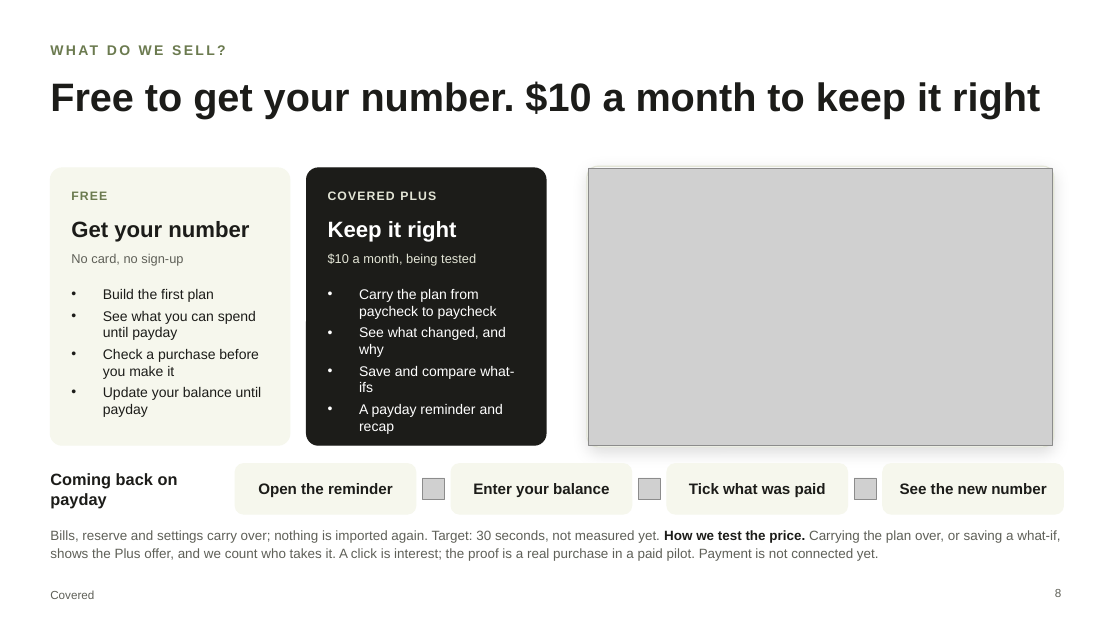
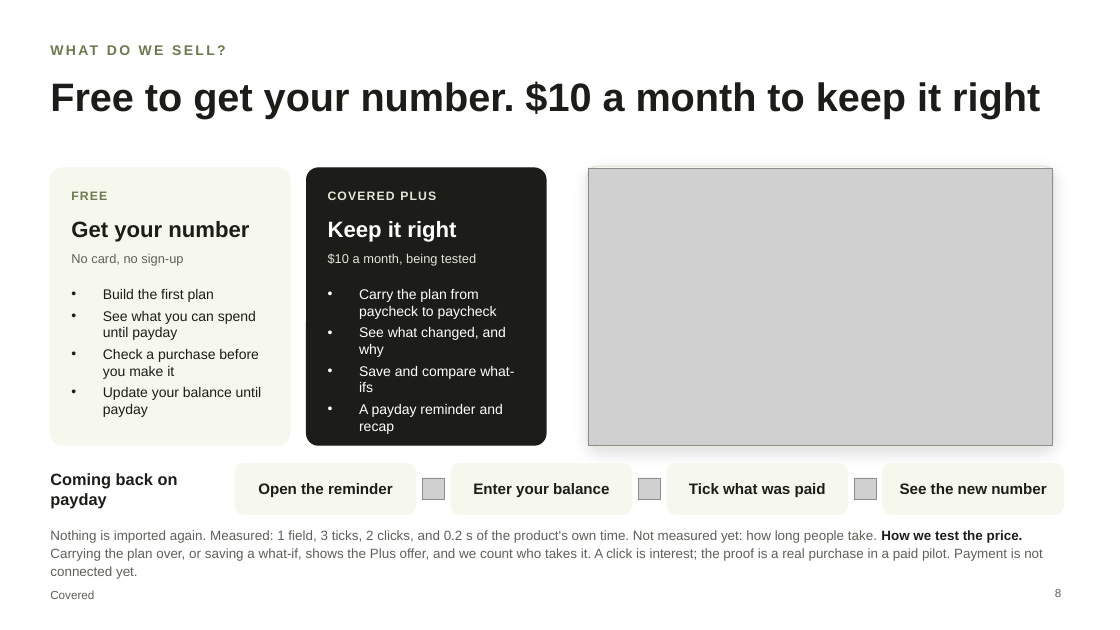
Before and after one commit to chinusoid/FractureTeam, a slide deck: slide 8 of pitch/covered-pitch.pptx. Drawn at 1120x630 pixels with LibreOffice and Linux fonts; fonts in the diff are those of the drawing; grey boxes stand for pictures. Boxes give left, top, right and bottom in pixels: in the first picture for what was removed or moved away, otherwise in the second. Text is boxed around its words. In the diff, an @@ line names an element or a change of style, - is before the commit and + after.

```diff
--- a/pitch/covered-pitch.pptx
+++ b/pitch/covered-pitch.pptx
@@ text at (50,530,1043,579): text changed @@
-Bills, reserve and settings carry over; nothing is imported again. Target: 30 seconds, not measured yet. How we test the price. Carrying the plan over, or saving a what-if, shows the Plus offer, and we count who takes it. A click is interest; the proof is a real purchase in a paid pilot. Payment is not connected yet.
+Nothing is imported again. Measured: 1 field, 3 ticks, 2 clicks, and 0.2 s of the product's own time. Not measured yet: how long people take. How we test the price. Carrying the plan over, or saving a what-if, shows the Plus offer, and we count who takes it. A click is interest; the proof is a real purchase in a paid pilot. Payment is not connected yet.
```
Also in this commit, not shown: 2 other slides changed, 1 other file.
